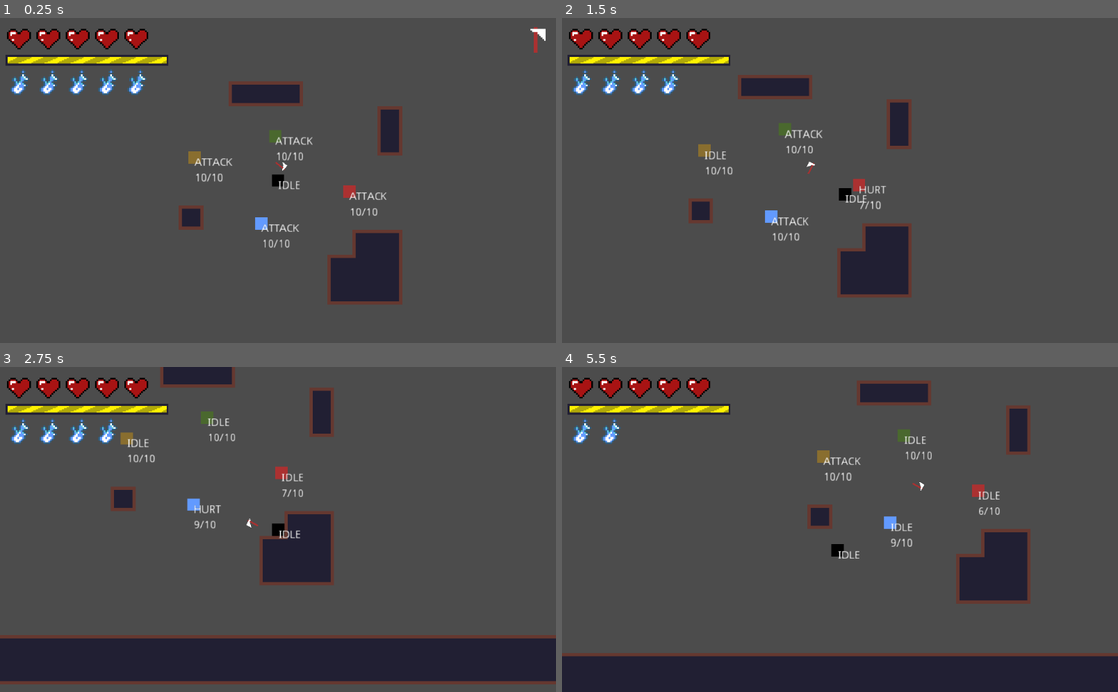
Above: before the commit, frames 1-4 (two rows, left to right).
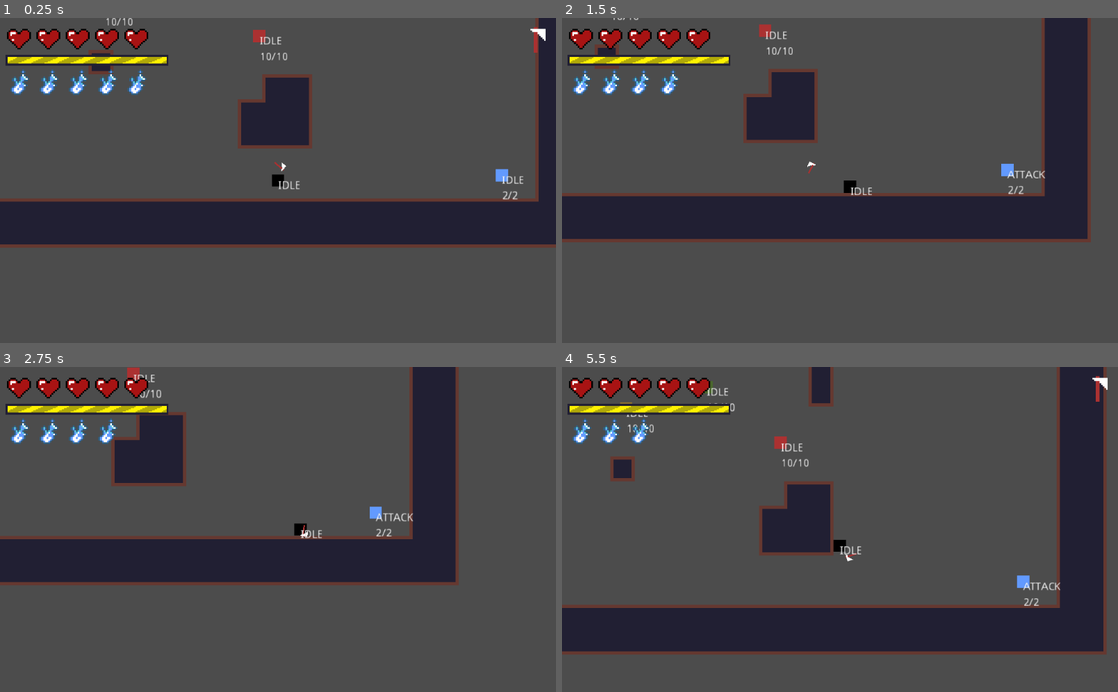
Above: after the commit, the same moments.

Repository: renzoventura/god-of-war
Game: Godot game, scene res://scenes/level/TemplateLevel.tscn
The game is run twice, just before and just after one commit, with the same random seed, the same clock (stepped at 60 frames per second) and the same inputs.
Inputs (mouse positions are in pixels of both pictures, inside the frame that each line leads up to):
- Up to frame 1 (0.25 s): no input
- Up to frame 2 (1.5 s): tap Enter at 0.5 s; move the mouse to (962, 164) at 0.52 s; hold D (right) 0.53-1.28 s; click (962, 164) at 0.6 s; right-click (962, 164) at 0.8 s; move the mouse to (728, 196) at 1.27 s; hold S (down) from 1.28 s (still down); right-click (728, 196) at 1.35 s
- Up to frame 3 (2.75 s): click (166, 545) at 1.55 s; move the mouse to (333, 458) at 2.02 s; release S (down) at 2.03 s; hold D (right) from 2.03 s (still down); click (333, 458) at 2.1 s; right-click (333, 458) at 2.3 s
- Up to frame 4 (5.5 s): move the mouse to (812, 594) at 2.77 s; release D (right) at 2.78 s; hold W (up) 2.78-3.53 s; tap Space (dash) at 2.85 s; click (812, 594) at 3.05 s; move the mouse to (1006, 578) at 3.52 s; hold A (left) 3.53-5.03 s; right-click (1006, 578) at 3.6 s; move the mouse to (673, 480) at 4.27 s; click (673, 480) at 4.35 s; move the mouse to (867, 529) at 5.02 s; hold S (down) from 5.03 s (still down); right-click (867, 529) at 5.1 s

The runs differ from the first frame. In frame 1, 23% of the frame differs, in the area x 0-100%, y 0-89%; in frame 2, 25%; in frame 3, 36%; in frame 4, 42%, in the area x 0-100%, y 0-100%.

Commit message:
Added ranger type enemy

Diff:
--- a/scenes/enemy/Enemy.gd
+++ b/scenes/enemy/Enemy.gd
@@ -15,6 +15,7 @@
 var maxhealth = 10
 # Called when the node enters the scene tree for the first time.
 func _ready():
+
 	healthText.text = generate_health_string()
 
 func generate_health_string():
@@ -91,6 +92,10 @@
 	if(body.name == "Player" and state != FROZEN):
 #		print("Detect Player")
 		state = ATTACK
+		attack_mode_on()
+
+func attack_mode_on():
+	pass
 
 func _on_DectectionZone_body_exited(body):
 	if(body.name == "Player" and state != FROZEN ):
--- /dev/null
+++ b/scenes/enemy/RangeBullet.gd
@@ -0,0 +1,14 @@
+extends RigidBody2D
+
+var direction : Vector2 = Vector2.LEFT
+var speed : float = 300
+
+func _ready():
+	pass
+
+func _process(delta):
+	translate(direction*speed*delta)
+
+
+func _on_Area2D_area_entered(area):
+	pass # Replace with function body.
--- /dev/null
+++ b/scenes/enemy/RangeBullet.tscn
@@ -0,0 +1,25 @@
+[gd_scene load_steps=5 format=2]
+
+[ext_resource path="res://assets/enemy/bullet.png" type="Texture" id=1]
+[ext_resource path="res://scenes/enemy/RangeBullet.gd" type="Script" id=2]
+
+[sub_resource type="CircleShape2D" id=1]
+radius = 4.31227
+
+[sub_resource type="CircleShape2D" id=2]
+radius = 3.95899
+
+[node name="RangeBullet" type="RigidBody2D"]
+script = ExtResource( 2 )
+
+[node name="Area2D" type="Area2D" parent="."]
+
+[node name="Sprite" type="Sprite" parent="Area2D"]
+texture = ExtResource( 1 )
+
+[node name="CollisionShape2D" type="CollisionShape2D" parent="Area2D"]
+shape = SubResource( 1 )
+
+[node name="CollisionShape2D" type="CollisionShape2D" parent="."]
+shape = SubResource( 2 )
+[connection signal="area_entered" from="Area2D" to="." method="_on_Area2D_area_entered"]
--- a/scenes/enemy/RangeEnemy.gd
+++ b/scenes/enemy/RangeEnemy.gd
@@ -1,16 +1,40 @@
 extends "res://scenes/enemy/Enemy.gd"
 
+var bullet = preload("res://scenes/enemy/RangeBullet.tscn")
+onready var bullet_container = $"Bullets"
+onready var bullet_timer = $"BulletSpawner"
+var canAttack : bool = false
+var bullet_cooldown : bool = false
 
-# Declare member variables here. Examples:
-# var a = 2
-# var b = "text"
+func _ready():
+	bullet_timer.start()
+	health = 2
+	maxhealth = 2
 
+func idle_feature():
+	pass
 
-# Called when the node enters the scene tree for the first time.
-func _ready():
-	pass # Replace with function body.
+func frozen_feature():
+	pass
 
+func attack_feature():
+	if(canAttack):
+		fireBullet()
+		canAttack = false
 
-# Called every frame. 'delta' is the elapsed time since the previous frame.
-#func _process(delta):
-#	pass
+func attack_mode_on():
+	if(!canAttack):
+		bullet_timer.start()
+
+func fireBullet():
+	var player = get_tree().get_root().find_node("Player", true, false)
+	var player_direction = (player.global_position)
+	var bullet_instance = bullet.instance()
+	var dir = (player.global_position - global_position).normalized()
+	bullet_instance.direction = dir
+	bullet_container.add_child(bullet_instance)
+	bullet_timer.start()
+
+func _on_BulletSpawner_timeout():
+	canAttack = true
+	bullet_cooldown = true
--- a/scenes/enemy/RangeEnemy.tscn
+++ b/scenes/enemy/RangeEnemy.tscn
@@ -9,3 +9,16 @@
 
 [node name="Sprite" parent="." index="0"]
 texture = ExtResource( 2 )
+
+[node name="DectectionZone" parent="AI" index="0"]
+scale = Vector2( 2, 2 )
+
+[node name="CollisionShape2D" parent="AI/DectectionZone" index="0"]
+visible = true
+
+[node name="Bullets" type="Node2D" parent="." index="7"]
+
+[node name="BulletSpawner" type="Timer" parent="." index="8"]
+wait_time = 3.0
+one_shot = true
+[connection signal="timeout" from="BulletSpawner" to="." method="_on_BulletSpawner_timeout"]
--- a/scenes/level/GameGUI.gd
+++ b/scenes/level/GameGUI.gd
@@ -24,7 +24,7 @@
 	for i in range(lives):
 		var lifeInstance = heart_pre_load.instance();
 		lifeInstance.rect_scale = Vector2(5,5)
-		print(lifeInstance.rect_scale)
+#		print(lifeInstance.rect_scale)
 		livesContainer.add_child(lifeInstance)
 
 func update_mana(mana):
@@ -35,7 +35,7 @@
 		mana_container.add_child(manaInstance)
 
 func update_axe(axe):
-	print(axe)
+#	print(axe)
 	if(axe):
 		var axeInstance = axe_preload.instance();
 		axeContainer.add_child(axeInstance)
--- a/scenes/level/TemplateLevel.tscn
+++ b/scenes/level/TemplateLevel.tscn
@@ -13,11 +13,12 @@
 script = ExtResource( 3 )
 
 [node name="Player" parent="." instance=ExtResource( 1 )]
+position = Vector2( 116.007, 201.019 )
 
 [node name="Enemies" type="Node2D" parent="."]
 
 [node name="RangeEnemy" parent="Enemies" instance=ExtResource( 6 )]
-position = Vector2( -21.1261, 55.456 )
+position = Vector2( 404.593, 194.252 )
 
 [node name="BasherEnemy" parent="Enemies" instance=ExtResource( 7 )]
 position = Vector2( -3.52103, -57.2165 )
--- a/scenes/player/Player.gd
+++ b/scenes/player/Player.gd
@@ -143,7 +143,7 @@
 	get_tree().call_group("GUI", "update_stamina", stamina)
 
 func toggle_is_charged(value, mana):
-	print("is_charged: " + str(value) + ". mana: " + str(mana))
+#	print("is_charged: " + str(value) + ". mana: " + str(mana))
 	if(mana != null):
 		axe_mana = mana
 	is_charged = value;
--- a/scenes/player/Player.tscn
+++ b/scenes/player/Player.tscn
@@ -29,6 +29,7 @@
 [node name="Node2D" type="Node2D" parent="Center/offset"]
 
 [node name="Sword" parent="Center/offset/Node2D" instance=ExtResource( 3 )]
+position = Vector2( 1, -0.999995 )
 rotation = -1.49012e-08
 first_load = true
 
--- a/scenes/player/Sword.gd
+++ b/scenes/player/Sword.gd
@@ -28,7 +28,7 @@
 	if(first_load):
 		mana = recharge_mana_amount
 	if(get_tree().call_group("GUI", "get_is_charged")):
-		print("RECHARGING MANA")
+#		print("RECHARGING MANA")
 		mana = recharge_mana_amount
 	get_tree().call_group("GUI", "update_mana", mana)
 	get_tree().call_group("GUI", "update_axe", true)
Binary file added: assets/enemy/bullet.png
Not shown, added: assets/enemy/bullet.png.import
